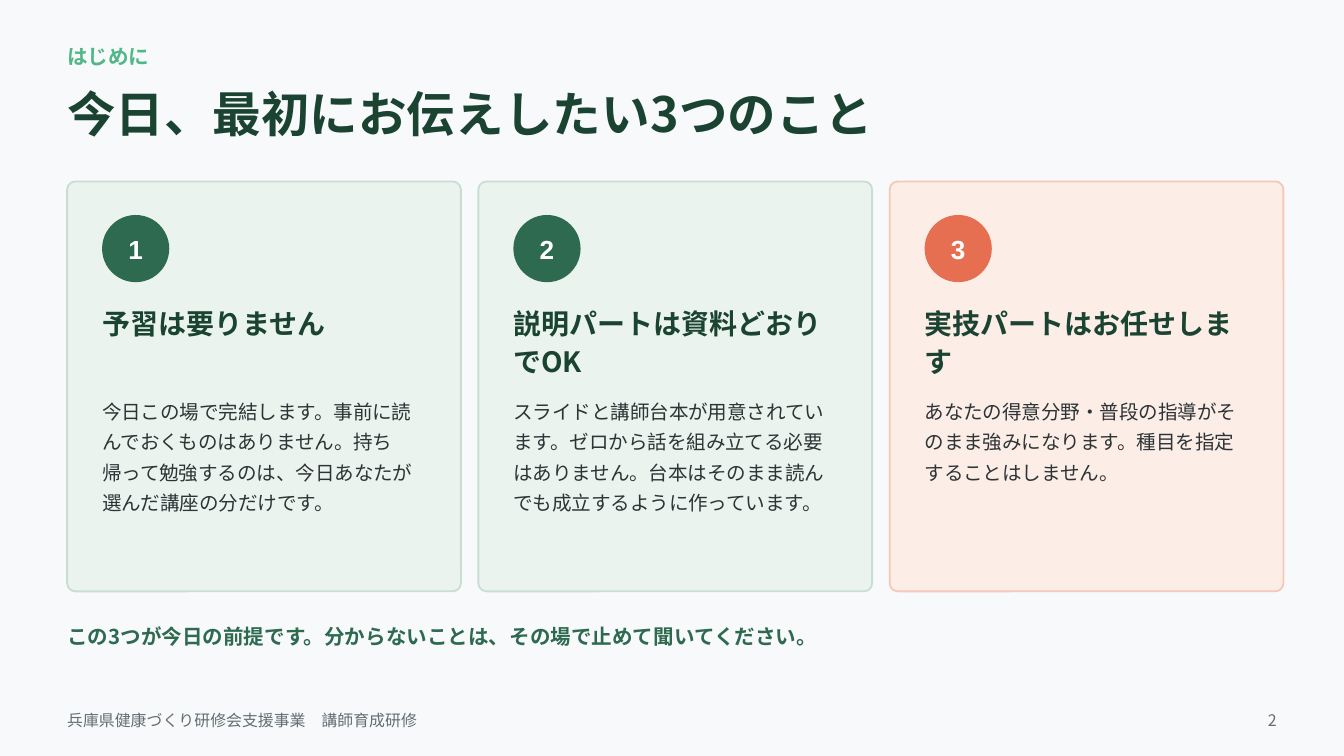
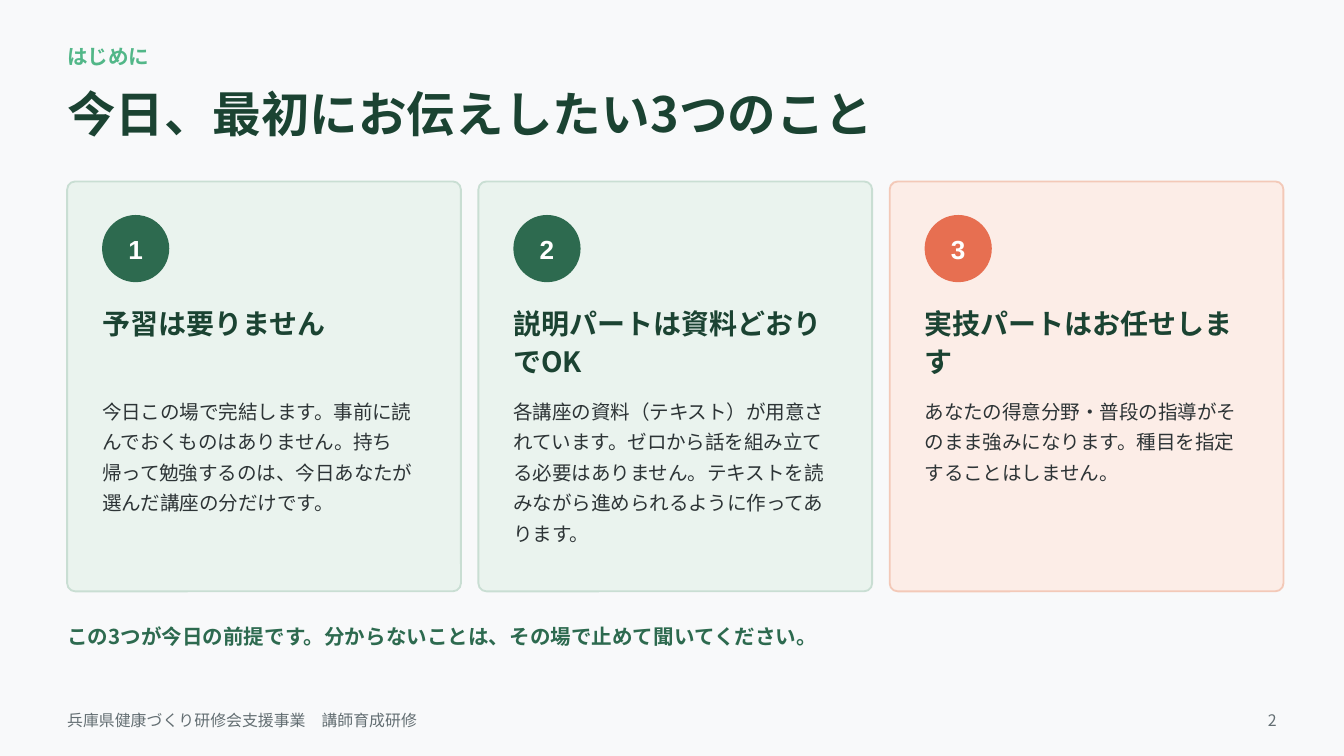
Before and after one commit to flashpapa4/hyogo-kenkou-site, a slide deck: slide 2 of docs/講師育成研修_90分_研修資料.pptx. Drawn at 1344x756 pixels with LibreOffice and Linux fonts; fonts in the diff are those of the drawing. Boxes give left, top, right and bottom in pixels: in the first picture for what was removed or moved away, otherwise in the second. Text is boxed around its words. In the diff, an @@ line names an element or a change of style, - is before the commit and + after.

```diff
--- a/docs/講師育成研修_90分_研修資料.pptx
+++ b/docs/講師育成研修_90分_研修資料.pptx
@@ text at (513,402,824,542): text changed @@
-スライドと講師台本が用意されています。ゼロから話を組み立てる必要はありません。台本はそのまま読んでも成立するように作っています。
+各講座の資料（テキスト）が用意されています。ゼロから話を組み立てる必要はありません。テキストを読みながら進められるように作ってあります。
```
Also in this commit, not shown: 9 other slides changed, 4 other files.
